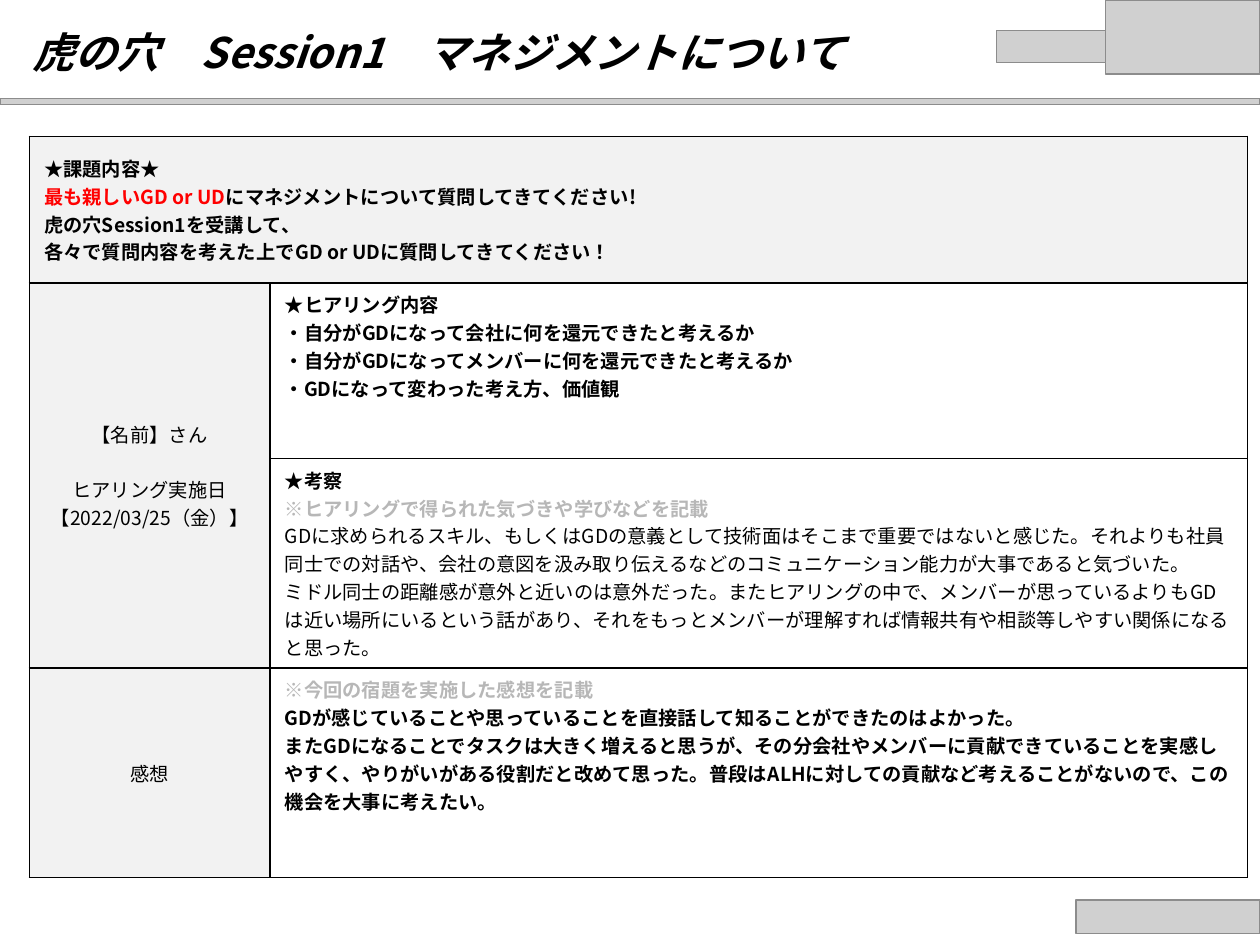
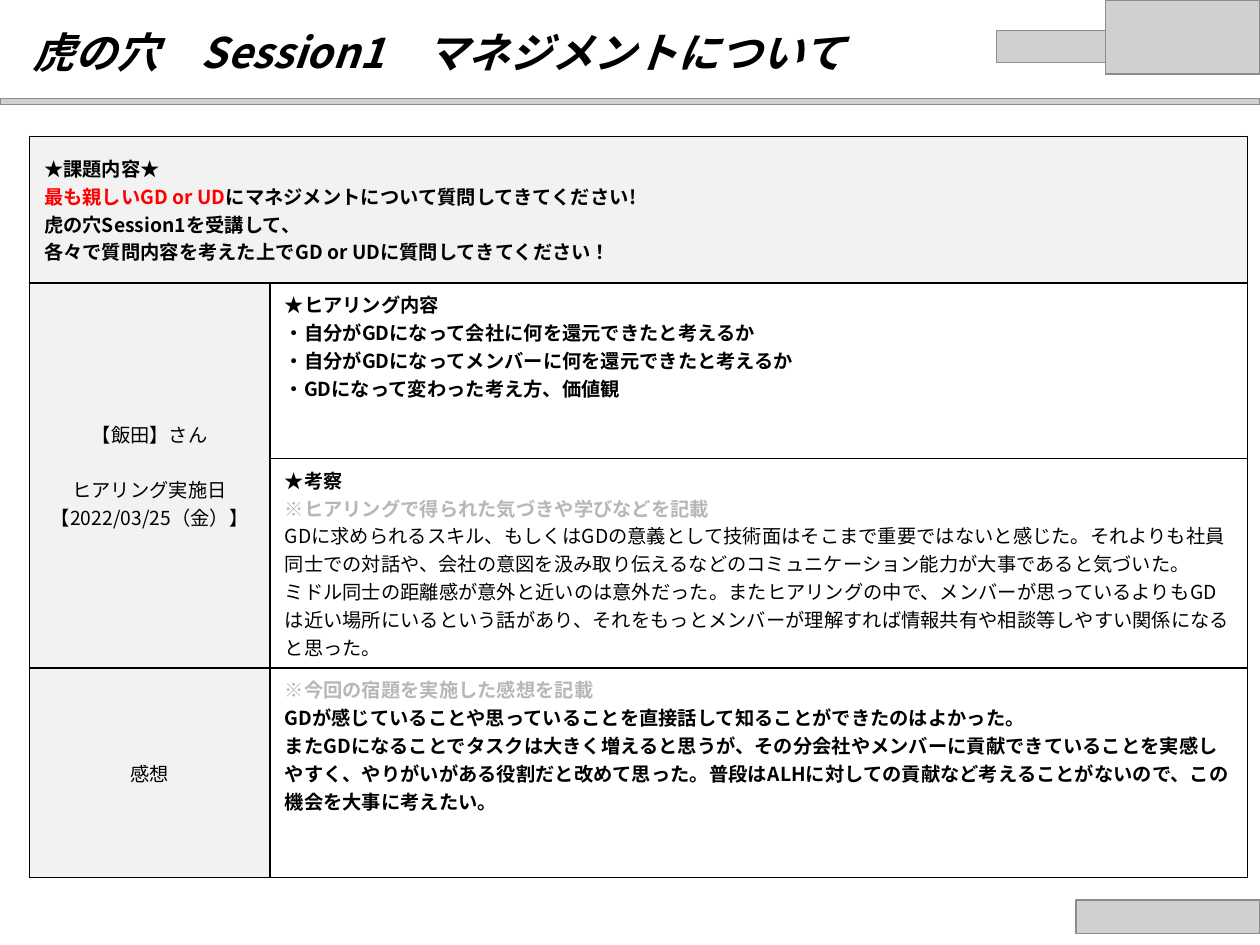
Before and after one commit to ShotaroObata/play, a slide deck: slide 1 of 【小畑頌太朗】虎の穴_宿題.pptx. Drawn at 1260x945 pixels with LibreOffice and Linux fonts; fonts in the diff are those of the drawing; grey boxes stand for pictures. Boxes give left, top, right and bottom in pixels: in the first picture for what was removed or moved away, otherwise in the second. Text is boxed around its words. In the diff, an @@ line names an element or a change of style, - is before the commit and + after.

```diff
--- a/【小畑頌太朗】虎の穴_宿題.pptx
+++ b/【小畑頌太朗】虎の穴_宿題.pptx
@@ table at (x1=29, y1=136, x2=1247, y2=850) @@
-row 2, column 1: 【名前】さん / ヒアリング実施日 / 【2022/03/25（金）】
+row 2, column 1: 【飯田】さん / ヒアリング実施日 / 【2022/03/25（金）】
```
Also in this commit, not shown: 3 other slides changed, 3 other files.
